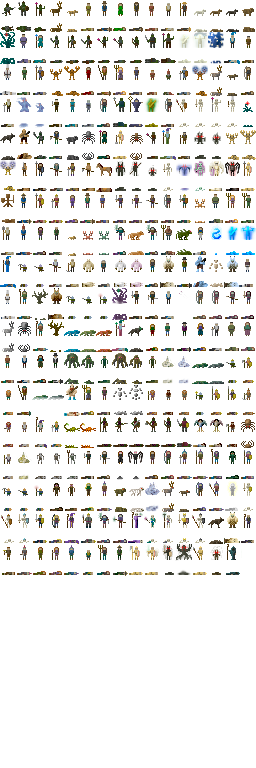
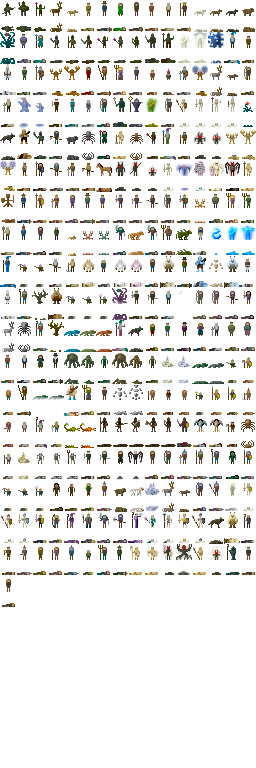
Layered file, before and after one edit (256x768). Changes by layer:
painted on "Background" over [1, 547, 255, 607]
